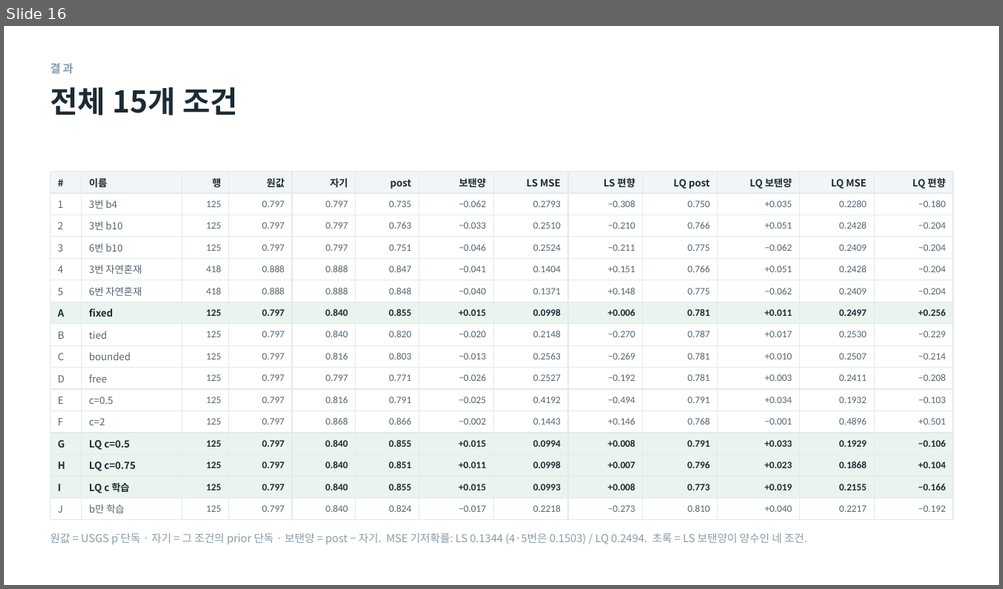
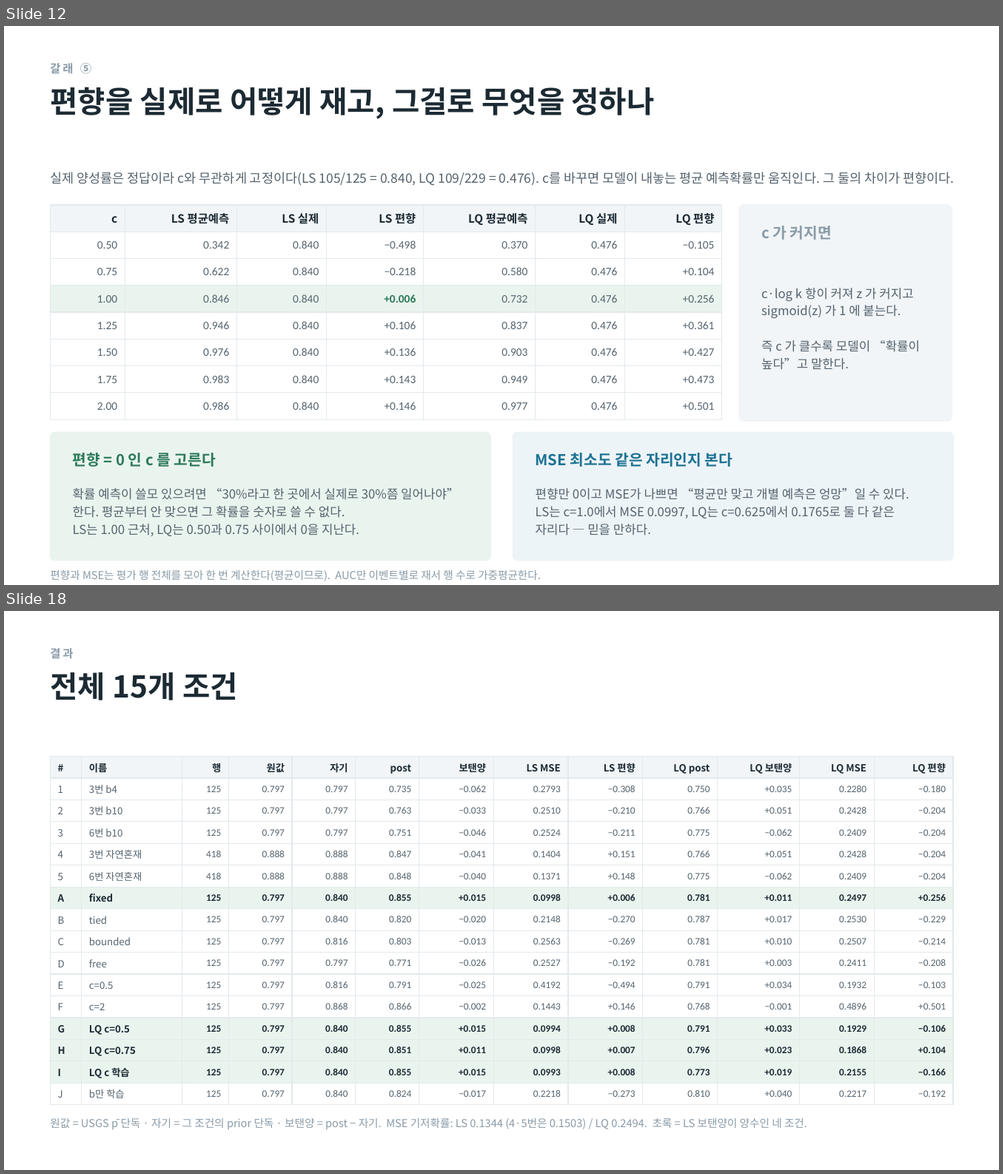
Before and after one commit to minji1217/pilotA-minji, a slide deck: docs/후속실험3_발표.pptx. Shown one above the other, each under a label of ours: slide 16 before the commit, slides 12 and 18 after it; the slides between them are not shown. The pictures are 1003x589 and 1003x1174 pixels, drawn with LibreOffice and Linux fonts; fonts in the diff are those of the drawing. Boxes give left, top, right and bottom in pixels: in the first picture for what was removed or moved away, otherwise in the second. Text is boxed around its words. In the diff, an @@ line names an element or a change of style, - is before the commit and + after.

```diff
--- a/docs/후속실험3_발표.pptx
+++ b/docs/후속실험3_발표.pptx
@@ slide 12 added at <box>4,26,999,585</box>, background #FFFFFF @@
@@ text added at <box>50,63,91,74</box>, 11 pt, text #8A9BA8, bold @@
+갈래 ⑤
@@ text added at <box>50,87,654,119</box>, 29 pt, text #1C2A33, bold @@
+편향을 실제로 어떻게 재고, 그걸로 무엇을 정하나
@@ text added at <box>50,172,953,186</box>, 12.5 pt, text #55636E @@
+실제 양성률은 정답이라 c와 무관하게 고정이다(LS 105/125 = 0.840, LQ 109/229 = 0.476). c를 바꾸면 모델이 내놓는 평균 예측확률만 움직인다. 그 둘의 차이가 편향이다.
@@ table added at <box>51,205,722,413</box>, 8 rows, 7 columns @@
+c | LS 평균예측 | LS 실제 | LS 편향 | LQ 평균예측 | LQ 실제 | LQ 편향
+0.50 | 0.342 | 0.840 | −0.498 | 0.370 | 0.476 | −0.105
+0.75 | 0.622 | 0.840 | −0.218 | 0.580 | 0.476 | +0.104
+1.00 | 0.846 | 0.840 | +0.006 | 0.732 | 0.476 | +0.256
+1.25 | 0.946 | 0.840 | +0.106 | 0.837 | 0.476 | +0.361
+1.50 | 0.976 | 0.840 | +0.136 | 0.903 | 0.476 | +0.427
+1.75 | 0.983 | 0.840 | +0.143 | 0.949 | 0.476 | +0.473
+2.00 | 0.986 | 0.840 | +0.146 | 0.977 | 0.476 | +0.501
@@ rounded rectangle added at <box>739,205,951,421</box>, fill #F1F5F7, outline #F1F5F7 1 pt @@
@@ text added at <box>761,226,831,240</box>, 14.5 pt, text #8A9BA8, bold @@
+c 가 커지면
@@ text added at <box>761,288,919,370</box>, 12 pt, text #55636E @@
+c·log k 항이 커져 z 가 커지고 sigmoid(z) 가 1 에 붙는다.
+즉 c 가 클수록 모델이 “확률이 높다”고 말한다.
@@ rounded rectangle added at <box>51,432,490,561</box>, fill #EAF4EE, outline #EAF4EE 1 pt @@
@@ rounded rectangle added at <box>513,432,953,561</box>, fill #EDF4F7, outline #EDF4F7 1 pt @@
@@ text added at <box>73,453,216,467</box>, 14.5 pt, text #2C7A5A, bold @@
+편향 = 0 인 c 를 고른다
@@ text added at <box>535,453,732,467</box>, 14.5 pt, text #1C7293, bold @@
+MSE 최소도 같은 자리인지 본다
@@ text added at <box>73,488,459,537</box>, 12 pt, text #55636E @@
+확률 예측이 쓸모 있으려면 “30%라고 한 곳에서 실제로 30%쯤 일어나야” 한다. 평균부터 안 맞으면 그 확률을 숫자로 쓸 수 없다.
+LS는 1.00 근처, LQ는 0.50과 0.75 사이에서 0을 지난다.
@@ text added at <box>535,488,909,536</box>, 12 pt, text #55636E @@
+편향만 0이고 MSE가 나쁘면 “평균만 맞고 개별 예측은 엉망”일 수 있다.
+LS는 c=1.0에서 MSE 0.0997, LQ는 c=0.625에서 0.1765로 둘 다 같은 자리다 — 믿을 만하다.
@@ text added at <box>50,571,540,582</box>, 10.5 pt, text #8A9BA8 @@
+편향과 MSE는 평가 행 전체를 모아 한 번 계산한다(평균이므로). AUC만 이벤트별로 재서 행 수로 가중평균한다.
@@ what was slide 16 is now slide 18 @@
```
Also in this commit, not shown: 5 slides changed, 2 other slides added, 1 other file.
